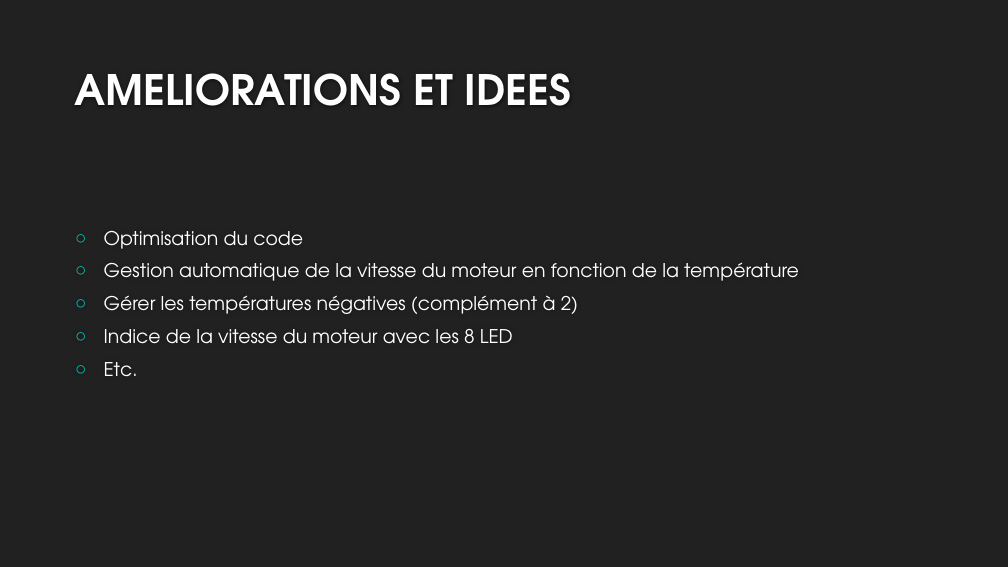
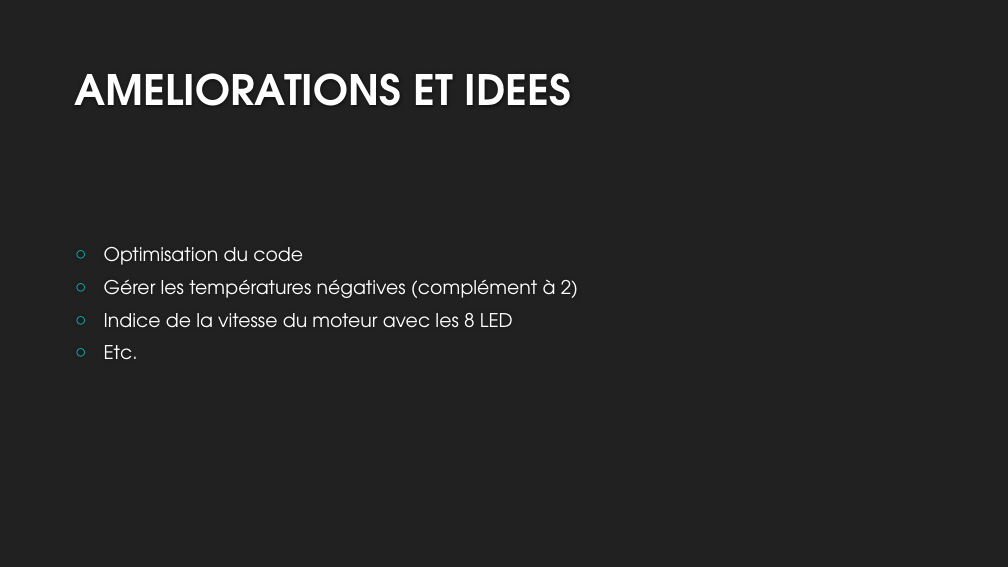
Before and after one commit to ZeJackOfSpades/Projet-STM32, a slide deck: slide 5 of Presentation/ProjetSTM32.pptx. Drawn at 1008x567 pixels with LibreOffice and Linux fonts; fonts in the diff are those of the drawing; background and template pictures are left out. Boxes give left, top, right and bottom in pixels: in the first picture for what was removed or moved away, otherwise in the second. Text is boxed around its words. In the diff, an @@ line names an element or a change of style, - is before the commit and + after.

Commit message:
Change end presentation and bug repair, can be presented
Add the autonomus engine pulse

```diff
--- a/Presentation/ProjetSTM32.pptx
+++ b/Presentation/ProjetSTM32.pptx
@@ text at (x1=104, y1=262, x2=799, y2=281): paragraph removed @@
-○ Gestion automatique de la vitesse du moteur en fonction de la température
```
Also in this commit, not shown: 1 other file.
